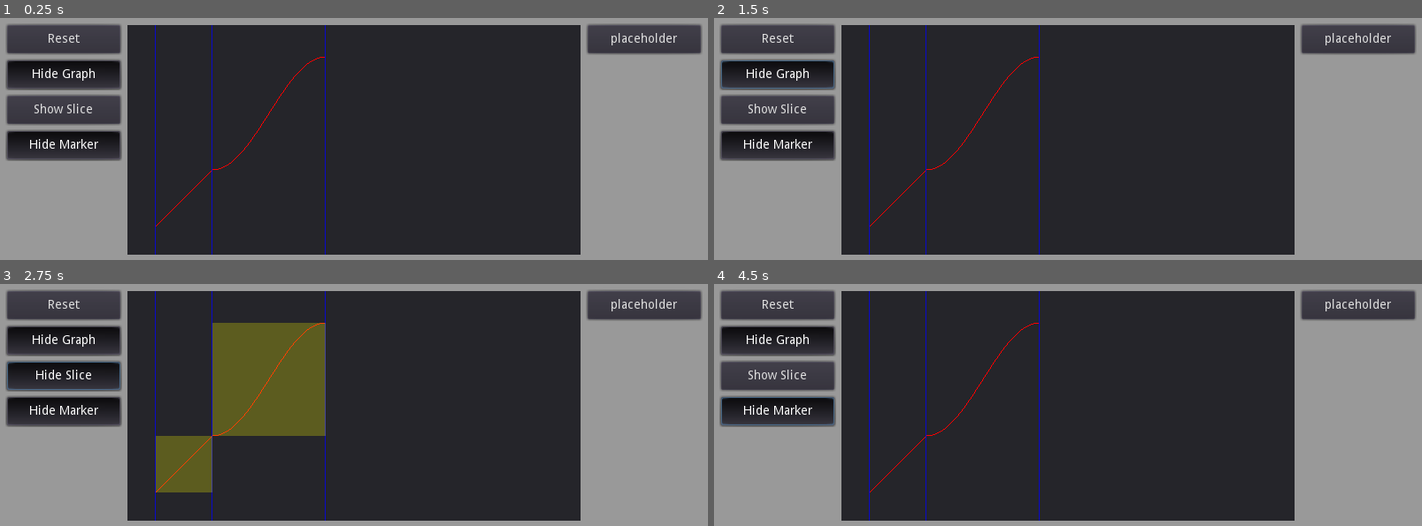
Above: before the commit, frames 1-4 (two rows, left to right).
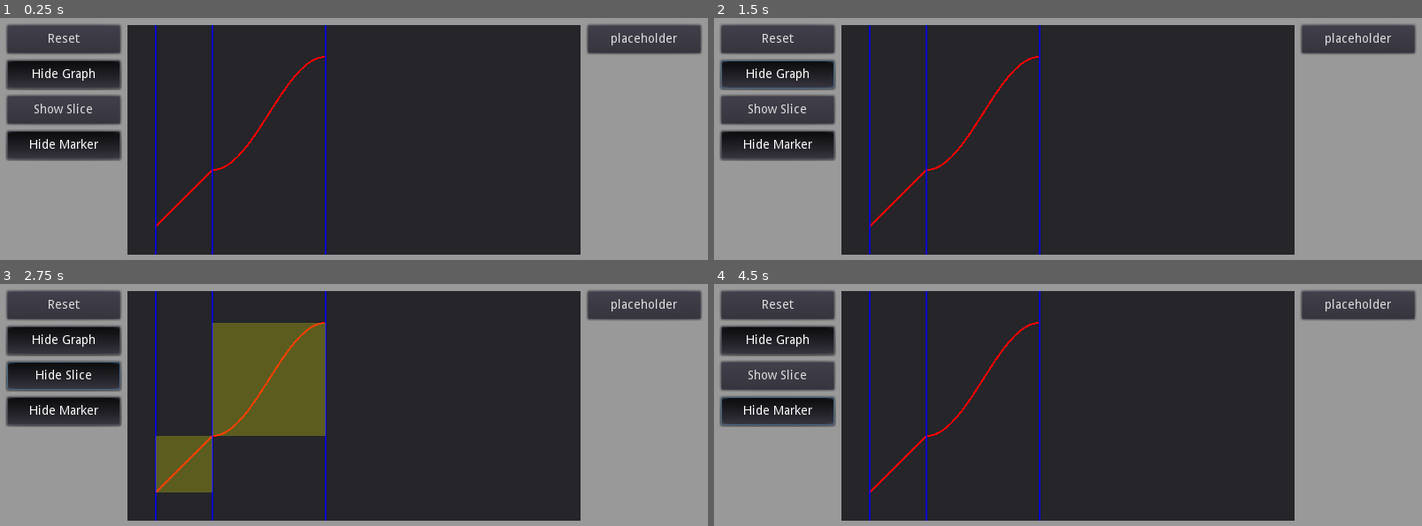
Above: after the commit, the same moments.

Repository: tsolron/ts-egg
Game: Godot game, scene res://scenes/App_EGG.tscn
Same seed, same stepped clock (60 frames per second), same inputs: the game is played once before the commit and once after it.
Inputs:
- Up to frame 1 (0.25 s): no input
- Up to frame 2 (1.5 s): click "Hide Graph" at 0.5 s; click "Show Graph" at 1.25 s
- Up to frame 3 (2.75 s): click "Show Slice" at 2 s
- Up to frame 4 (4.5 s): click "Hide Slice" at 2.75 s; click "Hide Marker" at 3.5 s; click "Show Marker" at 4.25 s

The runs differ from the first frame. In frame 1, 0.5% of the frame differs, in the area x 21-47%, y 2-98%; in frame 2, 0.5%; in frame 3, 0.5%; in frame 4, 0.5%.

Commit message:
Added line thickness

Diff:
--- a/scripts/templates/T_graph.gd
+++ b/scripts/templates/T_graph.gd
@@ -12,6 +12,7 @@
 var lineColor = Color(1.0, 0.0, 0.0, 1.0);
 var markerColor = Color(0.0, 0.0, 1.0, 0.75);
 var sliceRegionColor = Color(1.0, 1.0, 0.0, 0.25);
+var lineWidth = 2.0;
 var slices = [];
 var graph_range = Rect2(0,0,0,0);
 var axis_offset = Vector2(32,32);
@@ -79,26 +80,26 @@
 			for idx in range(draw_pts.size() - 1):
 				var pt1 = draw_pts[idx] + axis_offset;
 				var pt2 = draw_pts[idx+1] + axis_offset;
-				draw_line(pt1, pt2, lineColor);
+				draw_line(pt1, pt2, lineColor, lineWidth);
 
 		if (doDrawMarker):
 			marker_x = slices[slice_idx].slice_range.position[X];
 			draw_line(
 					Vector2(marker_x + axis_offset[X], 0),
 					Vector2(marker_x + axis_offset[X], rect_size[Y]),
-					markerColor);
+					markerColor, lineWidth);
 
 		if (slice_idx+1 < draw_pts_list.size()):
 			if (doDrawGraph):
 				var pt1 = draw_pts[draw_pts.size()-1] + axis_offset;
 				var pt2 = draw_pts_list[slice_idx+1][0] + axis_offset;
-				draw_line(pt1, pt2, lineColor);
+				draw_line(pt1, pt2, lineColor, lineWidth);
 		elif (doDrawMarker):
 			marker_x = slices[slice_idx].slice_range.position[X] + slices[slice_idx].slice_range.size[X];
 			draw_line(
 					Vector2(marker_x + axis_offset[X], 0),
 					Vector2(marker_x + axis_offset[X], rect_size[Y]),
-					markerColor);
+					markerColor, lineWidth);
 
 
 func draw_slice_regions():
